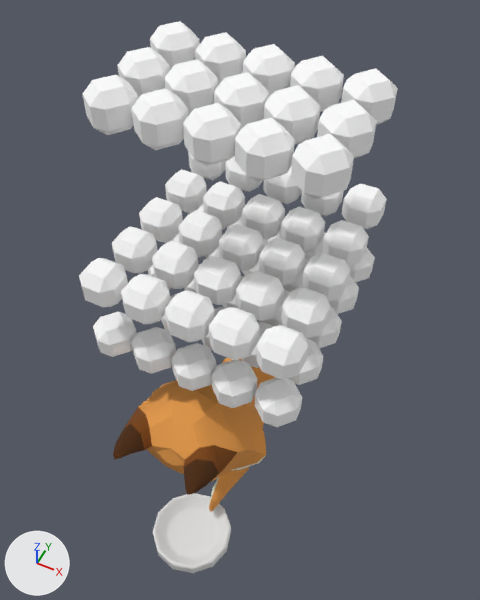
What one commit did to the OBJ model ChiBaApp/app/src/main/assets/models/emptyBowl/emptyBowl_frame9.obj.
Before and after are seen from a camera (50 mm lens) standing at (5.42, -10.91, 21.52) and looking at (-0.04, 0.02, 7.86). The lights are fixed; the arrows at lower left show +X, +Y and +Z. Where no turn or scale is listed for an object, it has been applied to the vertices. Vertices at the same position are counted once.

The first picture shows 'emptyBowl_frame9'.
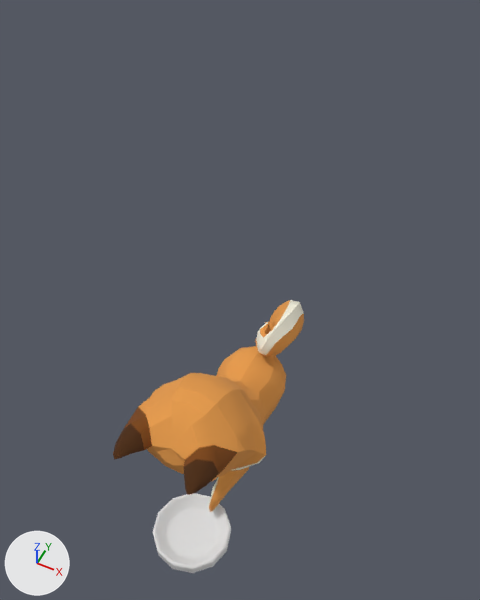
Where the change shows, as pixel boxes (x1, y1, x2, y2) in the pictures (480 x 600 px):
'emptyBowl_frame9', reshaped (40% narrower, 50% shorter): before (79, 21, 398, 573); after (113, 300, 304, 573)
part 1 of me_emptybowl_frame9, deleted: before (79, 21, 398, 427)

The change in detail:
me_emptybowl_frame9 is used by ob_emptybowl_frame9; location (0.0, 0.0, 0.0).
me_emptybowl_frame9 had 2304 vertices, 3158 faces and spanned x -2.89..2.84, y -5.0..3.51, z 0.0..14.49.
me_emptybowl_frame9 no longer uses material mat_fressnapffull_phong2sg (white #ffffff).
me_emptybowl_frame9 now has 744 vertices, 1468 faces and spans x -1.94..1.97, y -5.0..3.51, z 0.0..6.84.
me_emptybowl_frame9 part 1: 65 loose pieces with 1560 vertices, spanning x -2.89..2.84, y -3.15..3.16, z 7.52..14.49, are deleted.
